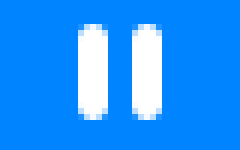
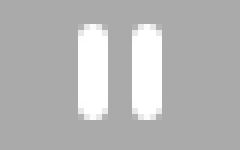
Layers edited between the first and the second w=240, h=150 image:
added layer "图层 2" above "图层 1" over [0, 0, 240, 150]
hid "图层 1" over [0, 0, 240, 150]
